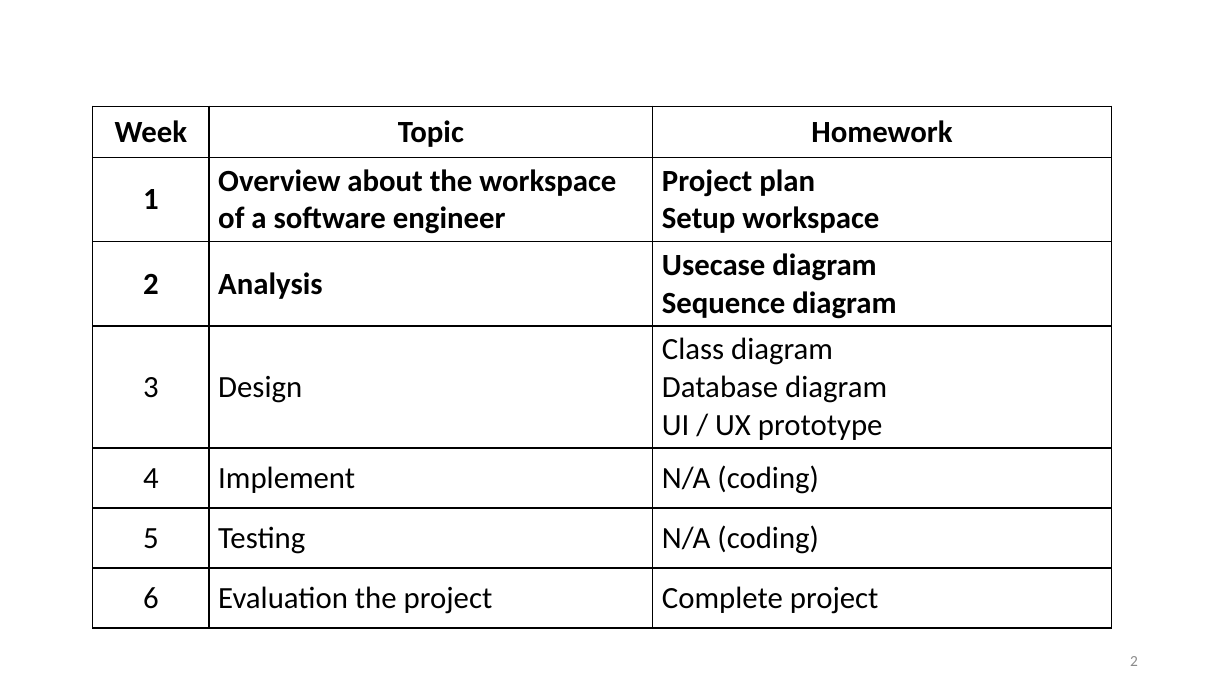
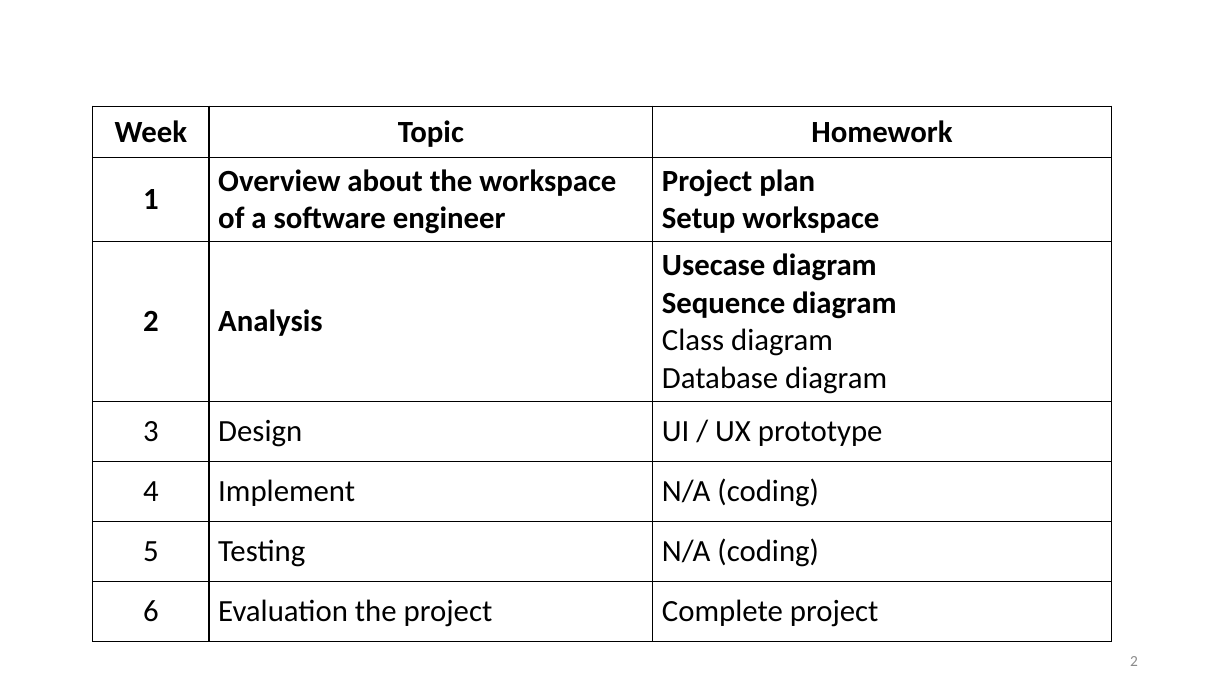
Before and after one commit to vutuanhai237/CourseMaterials, a slide deck: slide 2 of CS4273-Introduce to Software Engineering/Slides/Lab 2. Analysis.pptx. Drawn at 1232x693 pixels with LibreOffice and Linux fonts; fonts in the diff are those of the drawing. Boxes give left, top, right and bottom in pixels: in the first picture for what was removed or moved away, otherwise in the second. Text is boxed around its words. In the diff, an @@ line names an element or a change of style, - is before the commit and + after.

```diff
--- a/CS4273-Introduce to Software Engineering/Slides/Lab 2. Analysis.pptx
+++ b/CS4273-Introduce to Software Engineering/Slides/Lab 2. Analysis.pptx
@@ table at [92,106,1111,638] @@
-row 3, column 3: Usecase diagram / Sequence diagram
+row 3, column 3: Usecase diagram / Sequence diagram / Class diagram / Database diagram
-row 4, column 3: Class diagram / Database diagram / UI / UX prototype
+row 4, column 3: UI / UX prototype
```
Also in this commit, not shown: 5 other slides changed, 32 other files.
